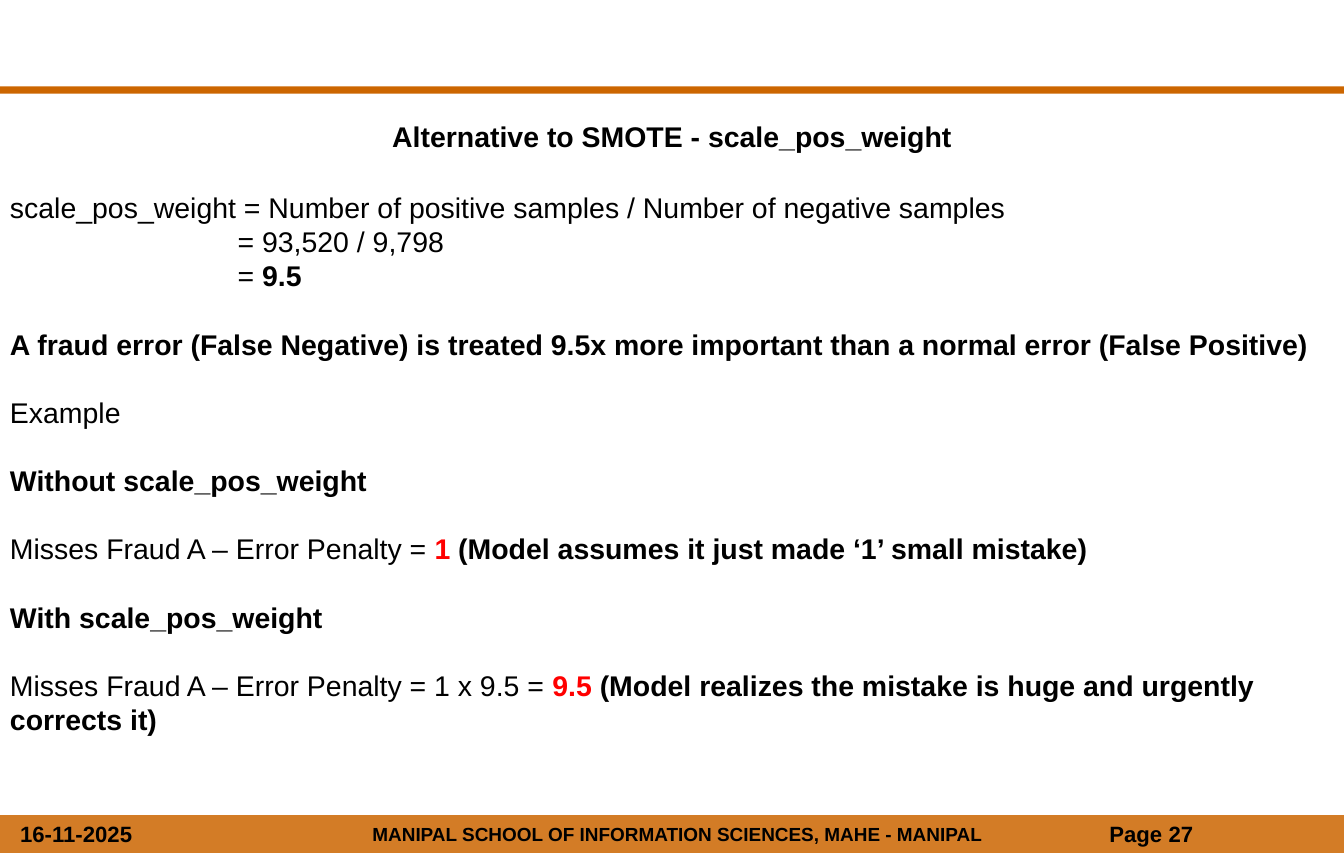
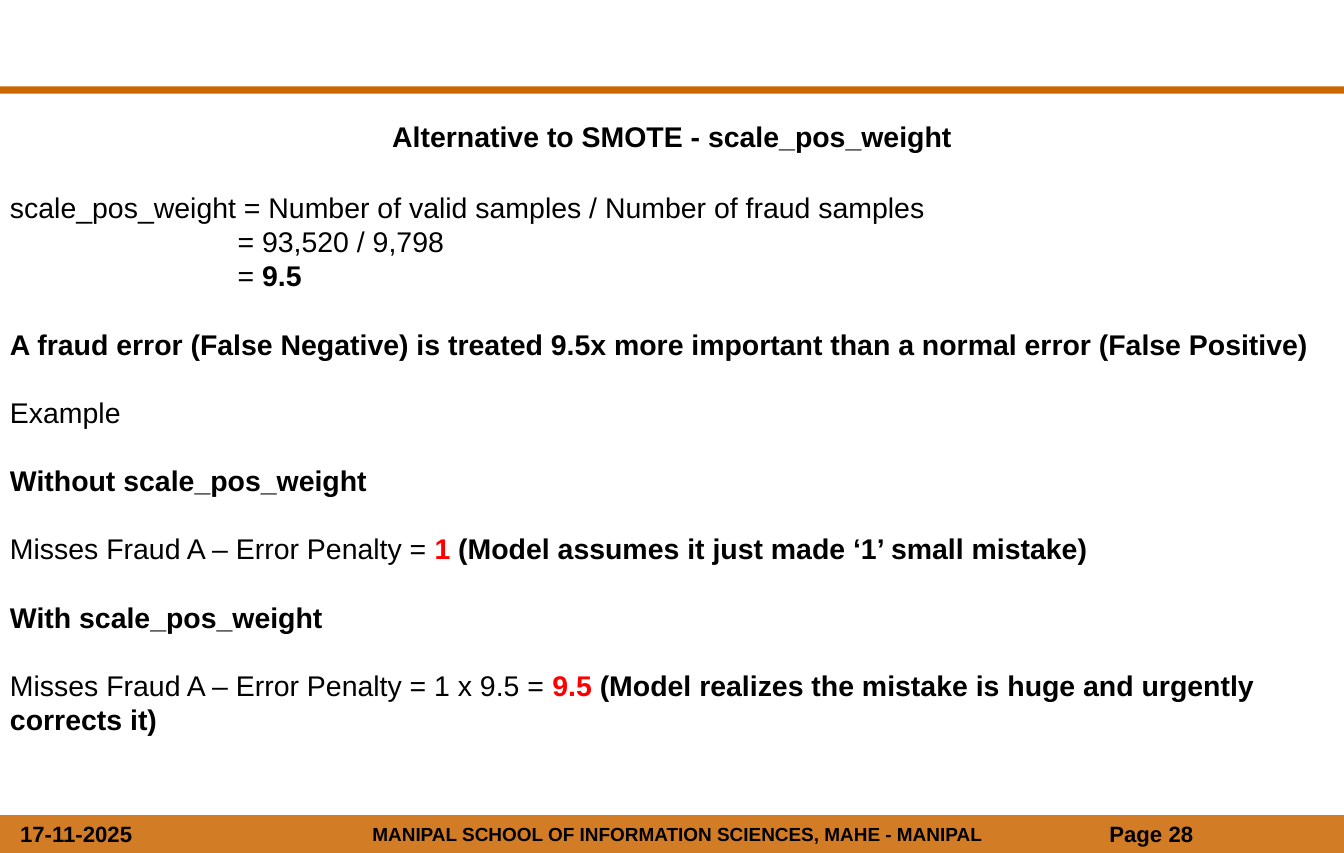
Before and after one commit to suhaasd/Fraud_Detection_Using_Machine_Learning, a slide deck: slide 28 of Fraud_Detection/fraud detection.pptx (slide 27 before the commit). Drawn at 1344x853 pixels with LibreOffice and Linux fonts; fonts in the diff are those of the drawing; background and template pictures are left out. Boxes give left, top, right and bottom in pixels: in the first picture for what was removed or moved away, otherwise in the second. Text is boxed around its words. In the diff, an @@ line names an element or a change of style, - is before the commit and + after.

```diff
--- a/Fraud_Detection/fraud detection.pptx
+++ b/Fraud_Detection/fraud detection.pptx
@@ text at bbox=[10, 197, 924, 224]: text changed @@
-scale_pos_weight = Number of positive samples / Number of negative samples
+scale_pos_weight = Number of valid samples / Number of fraud samples
@@ text at bbox=[20, 826, 132, 843]: text changed @@
-16-11-2025
+17-11-2025
@@ page number at bbox=[1109, 826, 1194, 847]: text changed @@
-Page 27
+Page 28
```
Also in this commit, not shown: 38 other slides changed, 3 slides added.
